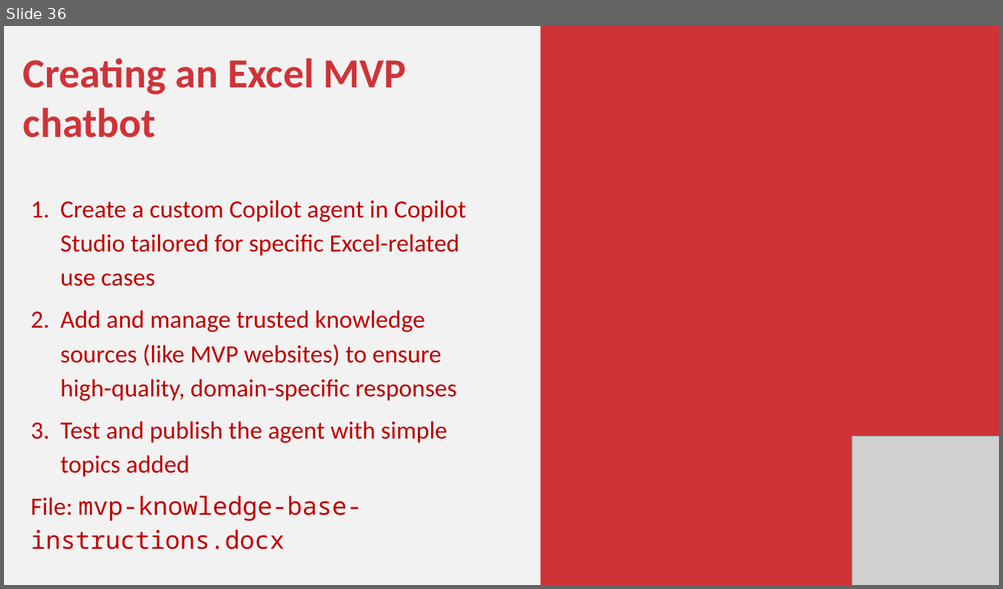
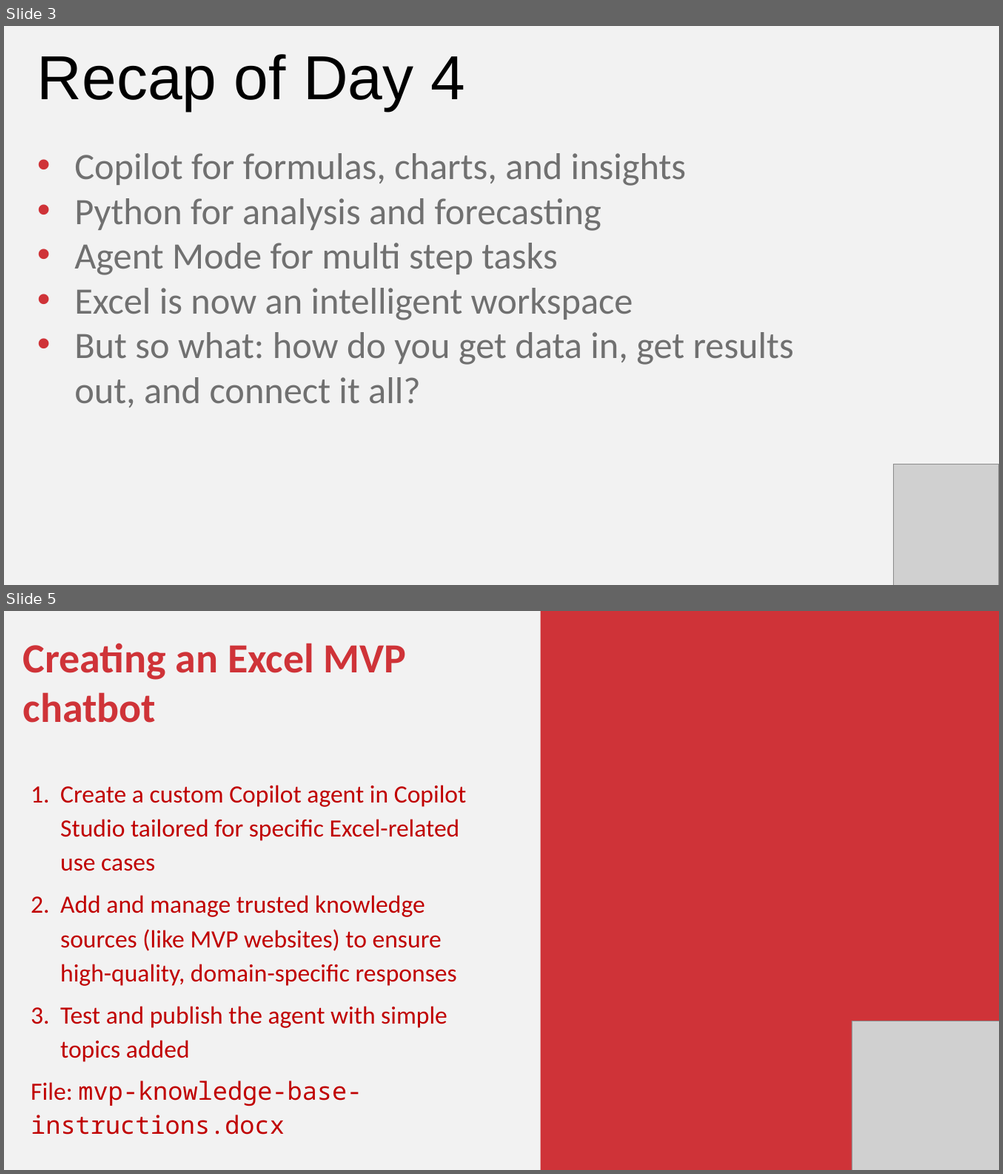
Before and after one commit to stringfestdata/ai-for-excel-in-a-week, a slide deck: day-5-copilot-studio/day-5-copilot-studio.pptx. Shown one above the other, each under a label of ours: slide 36 before the commit, slides 3 and 5 after it; the slides between them are not shown. The pictures are 1003x589 and 1003x1174 pixels, drawn with LibreOffice and Linux fonts; fonts in the diff are those of the drawing; grey boxes stand for pictures. Boxes give left, top, right and bottom in pixels: in the first picture for what was removed or moved away, otherwise in the second. Text is boxed around its words. In the diff, an @@ line names an element or a change of style, - is before the commit and + after.

```diff
--- a/day-5-copilot-studio/day-5-copilot-studio.pptx
+++ b/day-5-copilot-studio/day-5-copilot-studio.pptx
@@ slide 3 added at [4, 26, 999, 585], background #F2F2F2 @@
@@ text added at [37, 54, 466, 111], 90 pt, text #000000 @@
+Recap of Day 4
@@ text added at [74, 153, 794, 408], 54 pt, text #707070 @@
+• Copilot for formulas, charts, and insights
+• Python for analysis and forecasting
+• Agent Mode for multi step tasks
+• Excel is now an intelligent workspace
+• But so what: how do you get data in, get results out, and connect it all?
@@ picture added at [893, 464, 998, 585] @@
@@ what was slide 36 is now slide 5 @@
```
Also in this commit, not shown: 9 other slides added, 36 slides removed, 40 other files.
